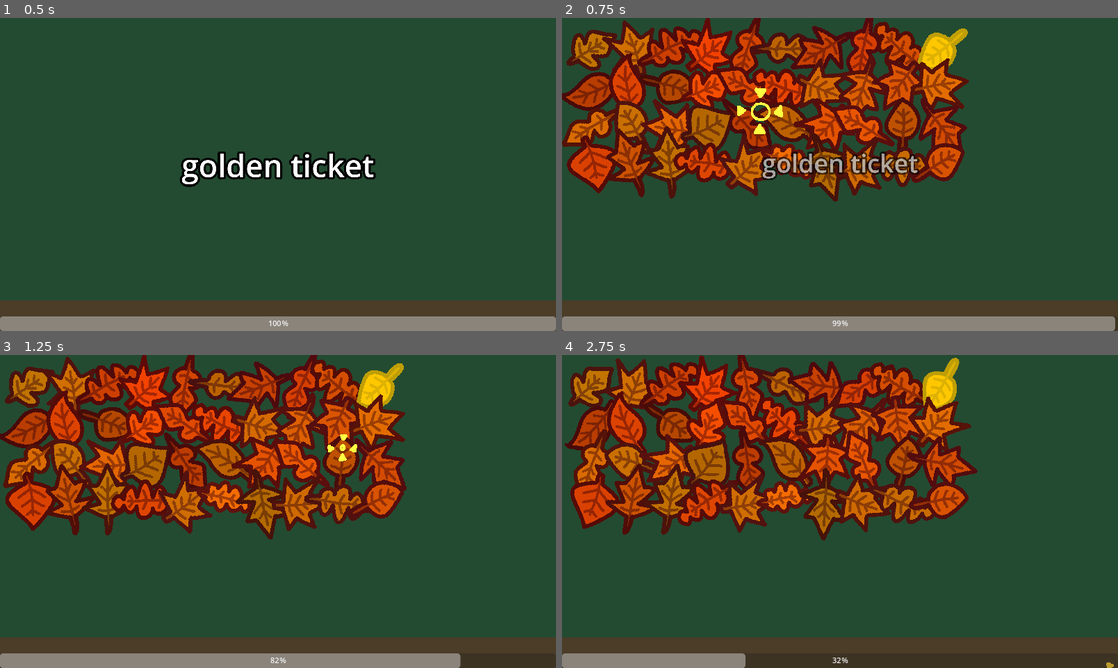
Above: before the commit, frames 1-4 (two rows, left to right).
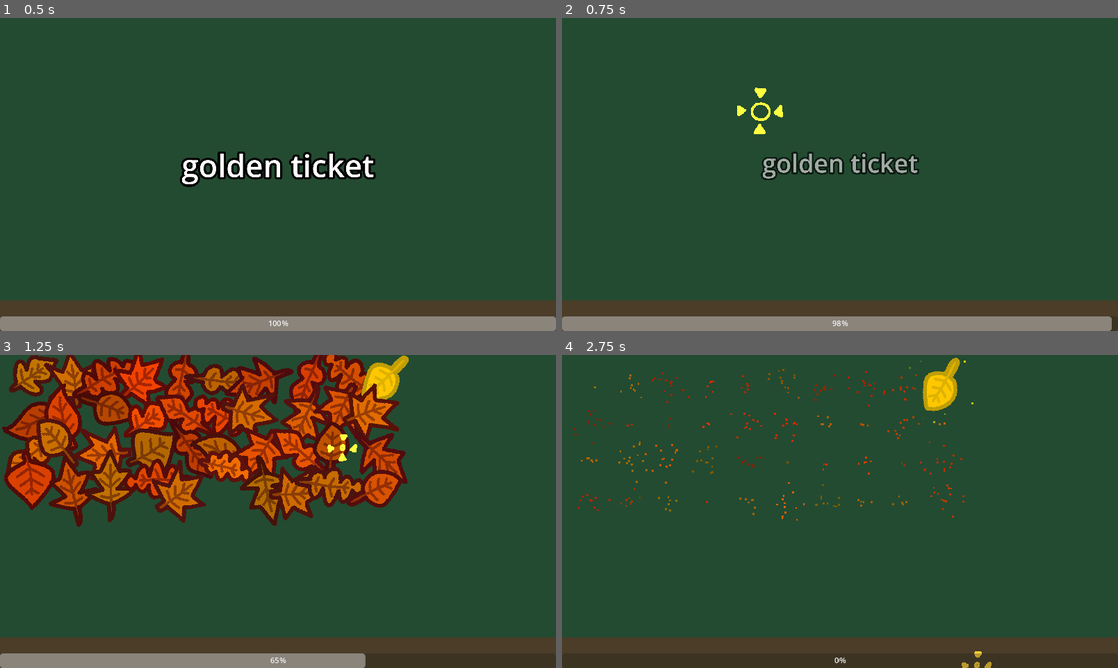
Above: after the commit, the same moments.

Repository: osid54/microgamejam
Game: Godot game, scene res://osid_games/games/goldenLeafGame.tscn
The game is run twice, just before and just after one commit, with the same random seed, the same clock (stepped at 60 frames per second) and the same inputs.
Inputs (mouse positions are in pixels of both pictures, inside the frame that each line leads up to):
- Up to frame 1 (0.5 s): no input
- Up to frame 2 (0.75 s): tap Enter (action) at 0.5, 0.6 s; move the mouse to (962, 158) at 0.52 s; hold Right (right) from 0.53 s (still down); click (962, 158) at 0.67 s
- Up to frame 3 (1.25 s): keep holding Right (right)
- Up to frame 4 (2.75 s): move the mouse to (728, 527) at 1.27 s; release Right (right) at 1.28 s; hold Down (down) 1.28-2.03 s; tap Enter (action) at 1.35, 2.1 s; move the mouse to (895, 442) at 2.02 s; hold Right (right) from 2.03 s (still down)

Frame 1 is identical in both runs. In frame 2, 29% of the frame differs, in the area x 0-100%, y 0-100%; in frame 3, 27%; in frame 4, 31%.

Commit message:
falling leaves + better selection

Diff:
--- a/osid_games/assets/leaf.tscn
+++ b/osid_games/assets/leaf.tscn
@@ -63,10 +63,16 @@
 		$deathP.emitting = true
 	else:
 		$winP.emitting = true
+
+func move(y):
+	position = Vector2(startPos+randi_range(-256,256),-128)
+	for i in 128:
+		position = position.lerp(Vector2(startPos,y),(i+1)/128.0)
+		await get_tree().create_timer(randf_range(0.01,0.02)).timeout
 "
 
 [sub_resource type="RectangleShape2D" id="RectangleShape2D_fd5ws"]
-size = Vector2(64, 64)
+size = Vector2(80, 80)
 
 [sub_resource type="Gradient" id="Gradient_epw1p"]
 offsets = PackedFloat32Array(0.641975, 1)
--- a/osid_games/assets/selector.gd
+++ b/osid_games/assets/selector.gd
@@ -1,18 +1,20 @@
 extends CharacterBody2D
 
 @export var speed = 700.0
+var go = true
 
 func _ready():
 	$AnimatedSprite2D.play("default")
 
 func _physics_process(_delta):
-	var direction = Input.get_vector("left", "right","up","down")
-	if direction:
-		velocity = direction * speed
-	else:
-		velocity = velocity.move_toward(Vector2.ZERO, speed)
+	if go:
+		var direction = Input.get_vector("left", "right","up","down")
+		if direction:
+			velocity = direction * speed
+		else:
+			velocity = velocity.move_toward(Vector2.ZERO, speed)
 
-	move_and_slide()
+		move_and_slide()
 
 func checkLeaf():
 	for a in $Area2D.get_overlapping_areas():
--- a/osid_games/assets/selector.tscn
+++ b/osid_games/assets/selector.tscn
@@ -36,7 +36,7 @@
 }]
 
 [sub_resource type="CircleShape2D" id="CircleShape2D_dsffv"]
-radius = 14.0357
+radius = 20.025
 
 [node name="Selector" type="CharacterBody2D"]
 script = ExtResource("1_s1p3b")
--- a/osid_games/games/goldenLeafGame.gd
+++ b/osid_games/games/goldenLeafGame.gd
@@ -12,14 +12,16 @@
 		leaves.append([])
 		for j in xInterval:
 			var l = leaf.instantiate()
-			l.position = Vector2(64+j*density,64+i*density)
+			add_child(l)
+			l.startPos = 64+j*density
+			l.move(64+i*density)
 			leaves[i].append(l)
-			add_child(l)
 	leaves.pick_random().pick_random().makeGold()
 	$Selector.position = Vector2(get_viewport().get_window().size.x/2.0, (get_viewport().get_window().size.y-64)/2.0)
 	$Selector.visible = true
 
 func _on_timeout():
+	$Selector.go = false
 	var win = $Selector.checkLeaf()
 	for i in yInterval:
 		for j in xInterval:
--- a/osid_games/games/goldenLeafGame.tscn
+++ b/osid_games/games/goldenLeafGame.tscn
@@ -26,7 +26,7 @@
 
 [node name="MicrogameTimer" parent="." index="2"]
 min_time = 1.5
-max_time = 3.0
+max_time = 1.5
 
 [node name="ActionLabel" parent="MicrogameOverlay/Control" index="2"]
 text = "golden ticket"
